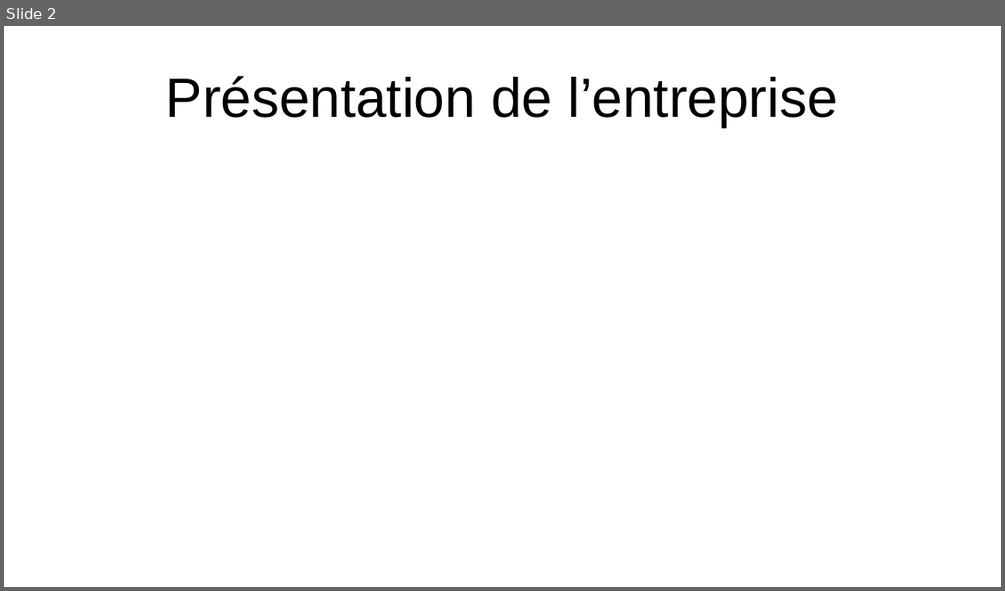
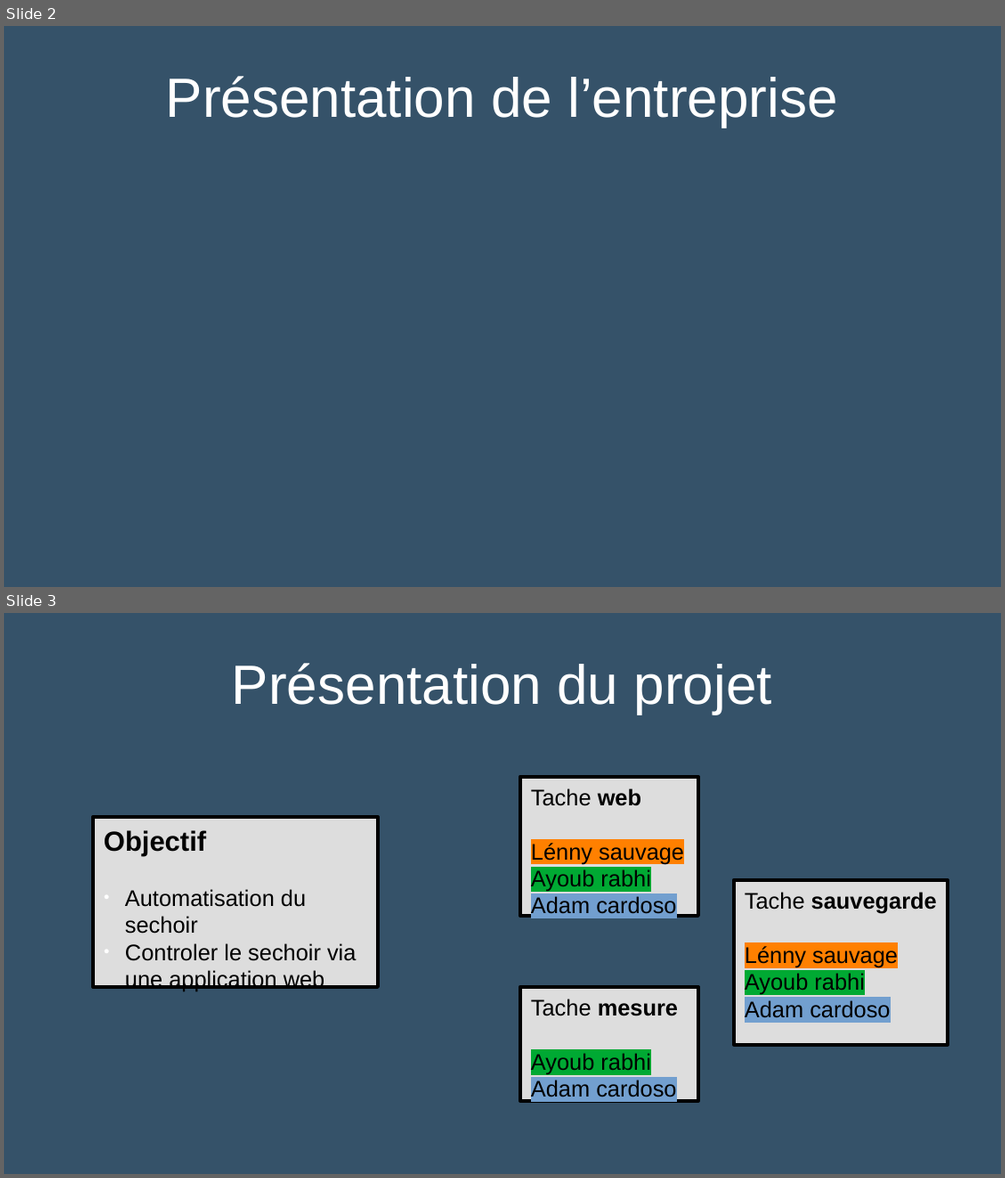
Before and after one commit to Sauvage89/sechoir-houblon, a slide deck: doc/diaporama/revue1.odp. Shown one above the other, each under a label of ours: slide 2 before the commit, slides 2 and 3 after it. The pictures are 1005x591 and 1005x1178 pixels, drawn with LibreOffice and Linux fonts; fonts in the diff are those of the drawing. Boxes give left, top, right and bottom in pixels: in the first picture for what was removed or moved away, otherwise in the second. Text is boxed around its words. In the diff, an @@ line names an element or a change of style, - is before the commit and + after.

```diff
--- a/doc/diaporama/revue1.odp
+++ b/doc/diaporama/revue1.odp
@@ slide 3 added at [4, 613, 1001, 1174], background #355269 @@
@@ title added at [232, 663, 772, 714], 44 pt, text #FFFFFF @@
+Présentation du projet
@@ rectangle added at [520, 777, 699, 916], fill #DDDDDD, outline #000000 2.83 pt, 18 pt, text #000000 @@
+Tache web
+Lénny sauvage
+Ayoub rabhi
+Adam cardoso
@@ rectangle added at [93, 817, 378, 987], fill #DDDDDD, outline #000000 2.83 pt, 18 pt, text #000000 @@
+Objectif
+● Automatisation du sechoir
+● Controler le sechoir via une application web
@@ rectangle added at [734, 880, 947, 1045], fill #DDDDDD, outline #000000 2.83 pt, 18 pt, text #000000 @@
+Tache sauvegarde
+Lénny sauvage
+Ayoub rabhi
+Adam cardoso
@@ rectangle added at [520, 987, 699, 1101], fill #DDDDDD, outline #000000 2.83 pt, 18 pt, text #000000 @@
+Tache mesure
+Ayoub rabhi
+Adam cardoso
@@ slide 2 changed as well @@
@@ background #FFFFFF to #355269 @@
@@ title "Présentation de l’entreprise" at [166, 76, 837, 127]: text colour #000000 to #FFFFFF @@
```
Also in this commit, not shown: 13 other slides changed, 1 other slide added, 2 slides removed, 1 other file.
